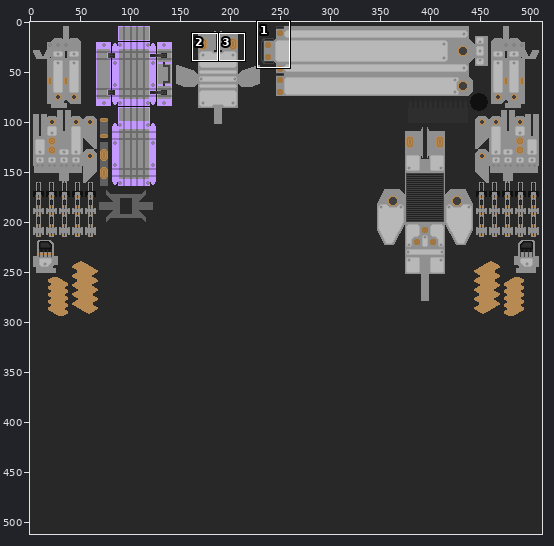
A pixel-art file gets an edit: exegesis_vrc_avatars/Assets/_exegesis/ncho/ncho_tex/ncho_props/ncho_props.aseprite. The first picture is a wide view before the edit; the outline marks the close-up.
Close-up. Before the edit:
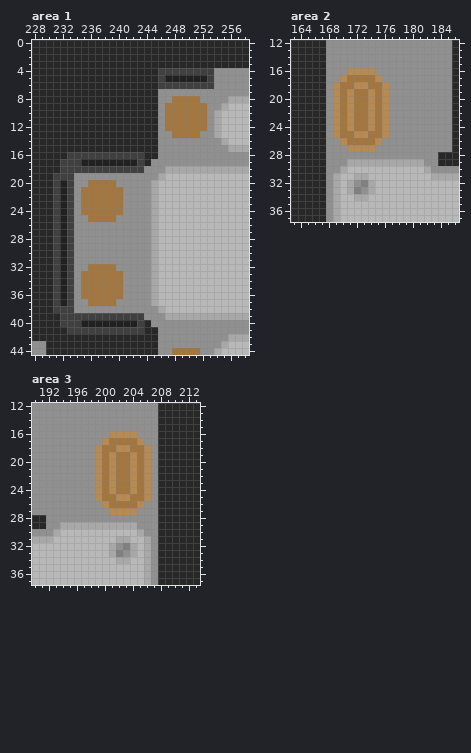
512x512 pixels, 1 frame. Colours within 5 levels of each other are drawn and written as one. Shown: area 1: x 228..258, y 0..44; area 2: x 163..186, y 12..37; area 3: x 190..213, y 12..37. The commit also changed other parts of the picture, which this record leaves out.
After:
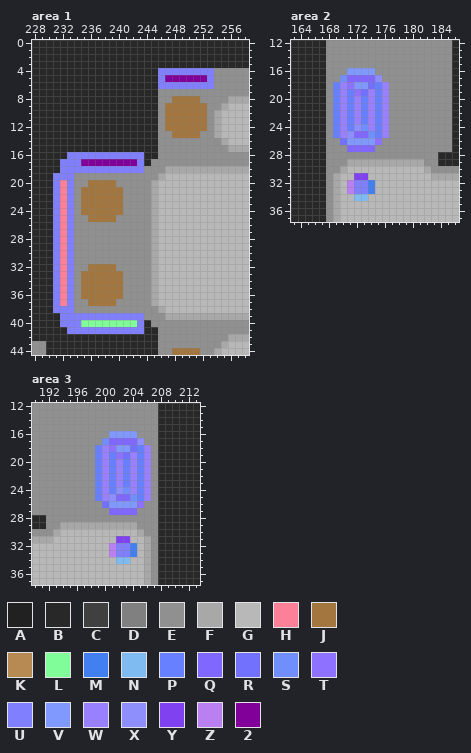
Palette (. is transparent): A #212121  B #282828  C #404040  D #808080  E #909090  F #a8a8a8  G #b8b8b8  H #fd8099  J #a2763e  K #b68a52  L #80fc99  M #4280f1  N #7fbaf1  P #6780ff  Q #8067ff  R #7171fd  S #718efd  T #8e71fe  U #8080ff  V #8099ff  W #9980ff  X #8e8efd  Y #8042f1  Z #ba7ff1  2 #800099
Diff:
layer "normal/arm_pack_normal/arm_pack_mag-poin" now shown
layer "normal/arm_pack_normal/arm_pack_fastener" now shown
layer "normal/manuver_pack_normal/vent_normal" now shown
Area 1, layer "normal/manuver_pack_normal/vent_normal":
y 4: x 246..253 CCCCCCCC -> UUUUUUUU
y 5: x 246..253 CAAAAAAC -> U222222U
y 6: x 246..253 CCCCCCCC -> UUUUUUUU
y 16: x 233..243 CCCCCCCCCCC -> UUUUUUUUUUU
y 17: x 232..243 CCCAAAAAAAAC -> UUU22222222U
y 18: x 232..243 CCCCCCCCCCCC -> UUUUUUUUUUUU
y 19: x 231..233 CCC -> UUU
y 20..37: x 231..233 CAC -> UHU
y 38: x 231..233 CCC -> UUU
y 39: x 232..243 CCCCCCCCCCCC -> UUUUUUUUUUUU
y 40: x 232..243 CCCAAAAAAAAC -> UUULLLLLLLLU
y 41: x 233..243 CCCCCCCCCCC -> UUUUUUUUUUU
Area 2, layers "normal/arm_pack_normal/arm_pack_fastener", "normal/arm_pack_normal/arm_pack_mag-poin":
y 16: x 171..174 KKKK -> VVVV
y 17: x 170..175 KJJJJK -> SQQQQX
y 18: x 169..176 KJJKKJJK -> PWTVVRPW
y 19: x 169..176 KJKJJKJK -> PWPTRWPW
y 20..23: x 169..176 KJKJJKJK -> PWPWPWPW
y 24: x 169..176 KJKJJKJK -> PWPXSWPW
y 25: x 169..176 KJJKKJJK -> PWXQQSPW
y 26: x 170..175 KJJJJK -> RVVVVT
y 27: x 171..174 KKKK -> QQQQ
y 31: x 172..173 FF -> YY
y 32: x 171..174 FEDF -> ZUUM
y 33: x 171..174 FDEF -> ZUUM
y 34: x 172..173 FF -> NN
Area 3, layers "normal/arm_pack_normal/arm_pack_fastener", "normal/arm_pack_normal/arm_pack_mag-poin":
y 16: x 201..204 KKKK -> VVVV
y 17: x 200..205 KJJJJK -> SQQQQX
y 18: x 199..206 KJJKKJJK -> PWTVVRPW
y 19: x 199..206 KJKJJKJK -> PWPTRWPW
y 20..23: x 199..206 KJKJJKJK -> PWPWPWPW
y 24: x 199..206 KJKJJKJK -> PWPXSWPW
y 25: x 199..206 KJJKKJJK -> PWXQQSPW
y 26: x 200..205 KJJJJK -> RVVVVT
y 27: x 201..204 KKKK -> QQQQ
y 31: x 202..203 FF -> YY
y 32: x 201..204 FEDF -> ZUUM
y 33: x 201..204 FDEF -> ZUUM
y 34: x 202..203 FF -> NN
